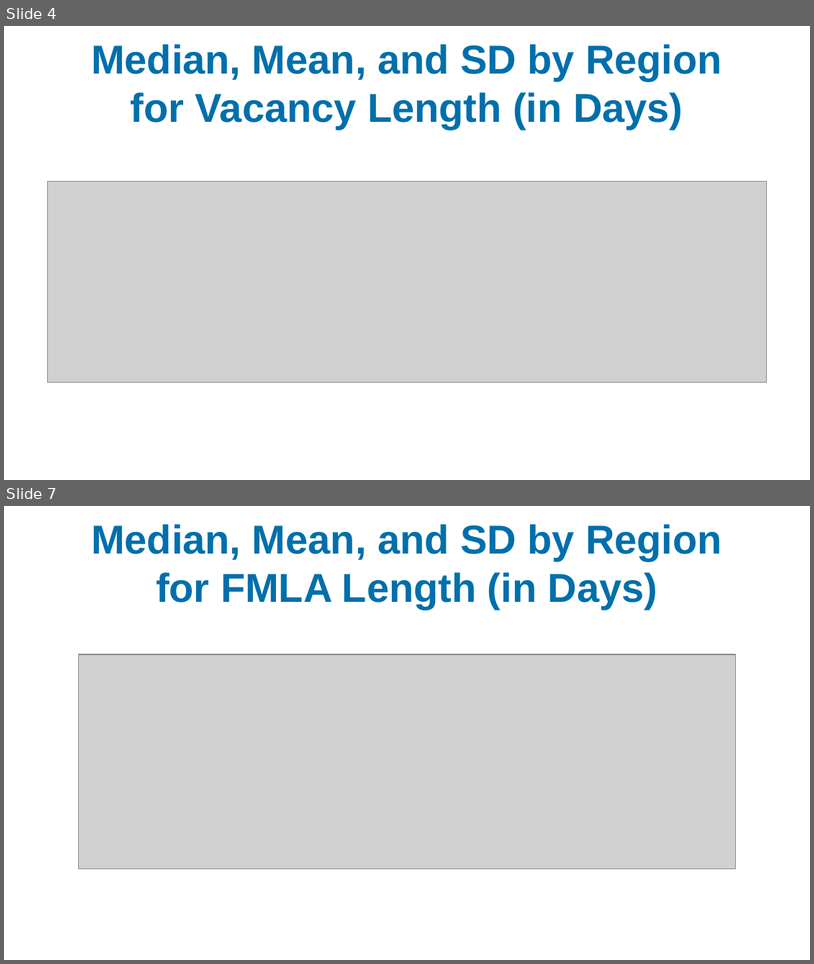
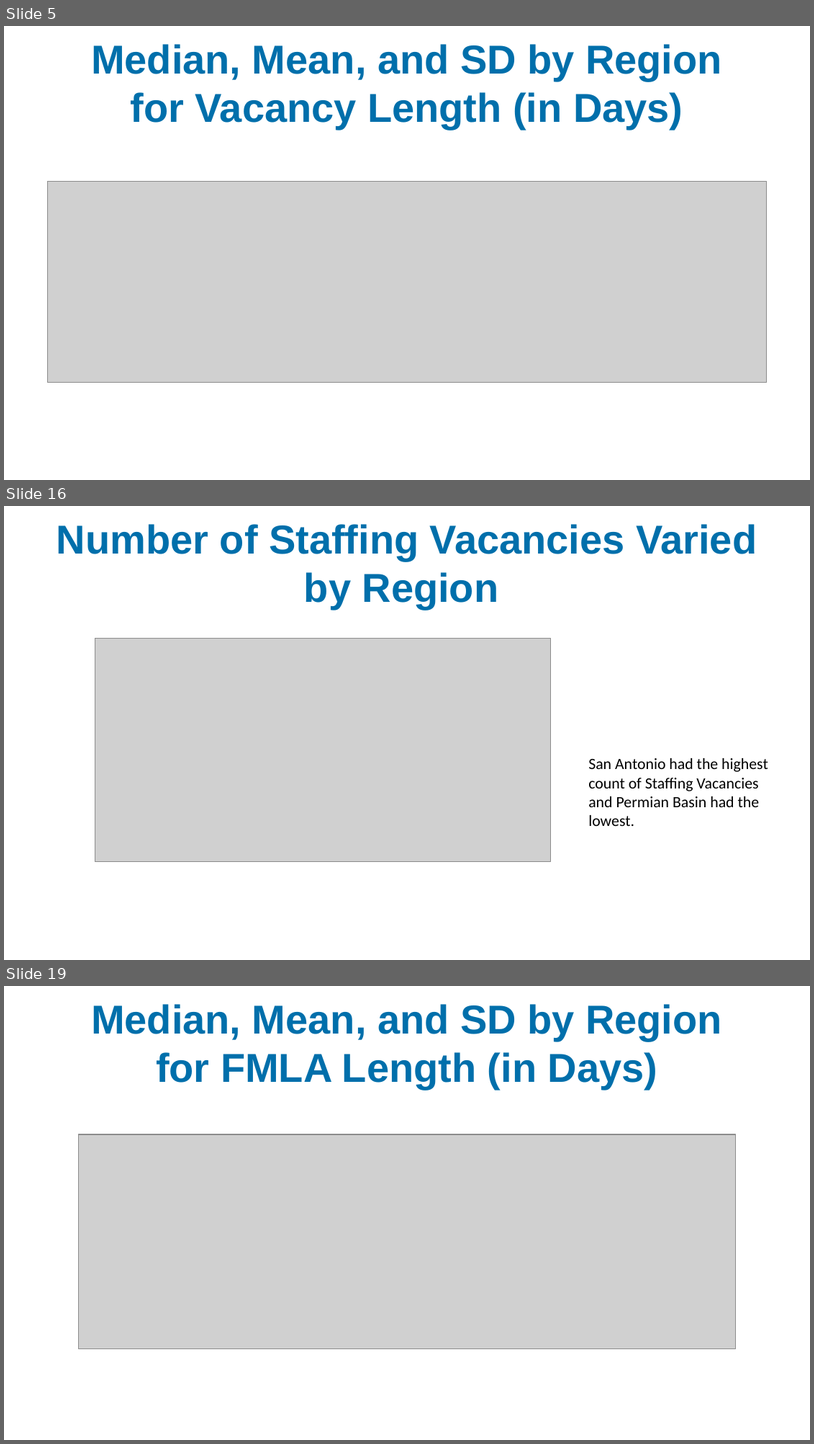
Before and after one commit to idea-analytics/Staffing_Trends_Performance_Vacancies, a slide deck: graphs/Staffing_Part1_23-24_preliminary_report.pptx. Shown one above the other, each under a label of ours: slides 4 and 7 before the commit, slides 5, 16 and 19 after it; the slides between them are not shown. The pictures are 814x964 and 814x1444 pixels, drawn with LibreOffice and Linux fonts; fonts in the diff are those of the drawing; grey boxes stand for pictures; background and template pictures are left out. Boxes give left, top, right and bottom in pixels: in the first picture for what was removed or moved away, otherwise in the second. Text is boxed around its words. In the diff, an @@ line names an element or a change of style, - is before the commit and + after.

Commit message:
fmla
counts and updates of histograms to pptx

```diff
--- a/graphs/Staffing_Part1_23-24_preliminary_report.pptx
+++ b/graphs/Staffing_Part1_23-24_preliminary_report.pptx
@@ slide 16 added at box(4, 506, 810, 960), background picture (left out) @@
@@ title added at box(57, 524, 757, 609), 36 pt, text #006FAB, bold @@
+Number of Staffing Vacancies Varied by Region
@@ picture added at box(95, 638, 550, 861) @@
@@ text added at box(589, 758, 769, 826), 14 pt, text #000000 @@
+San Antonio had the highest count of Staffing Vacancies and Permian Basin had the lowest.
@@ what was slide 4 is now slide 5 @@
@@ what was slide 7 is now slide 19 @@
```
Also in this commit, not shown: 4 slides changed, 13 other slides added, 1 slide removed, 2 other files.
